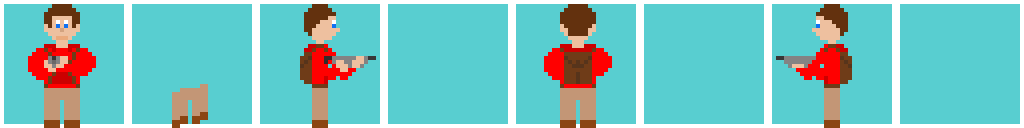
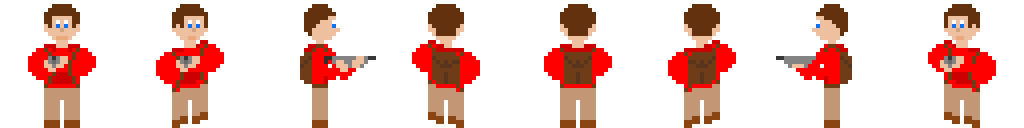
Layer changes from the first 1024×128 image to the second:
painted on "Background" over [68, 4, 996, 128]
hid "Outline" over [4, 4, 1020, 128]
hid "Fill" over [4, 4, 1020, 128]
